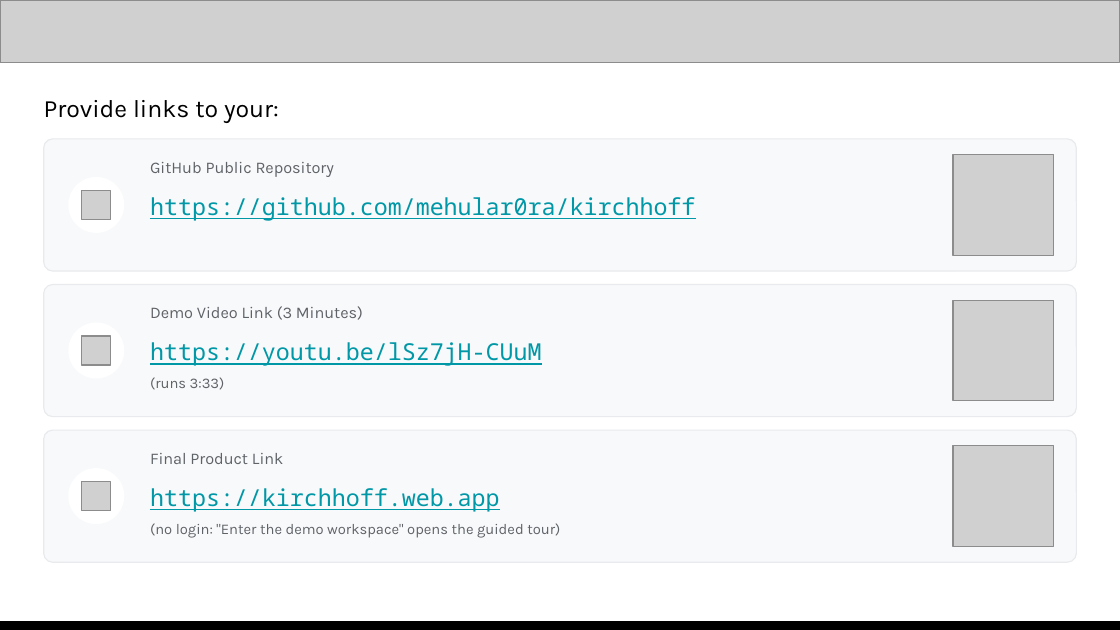
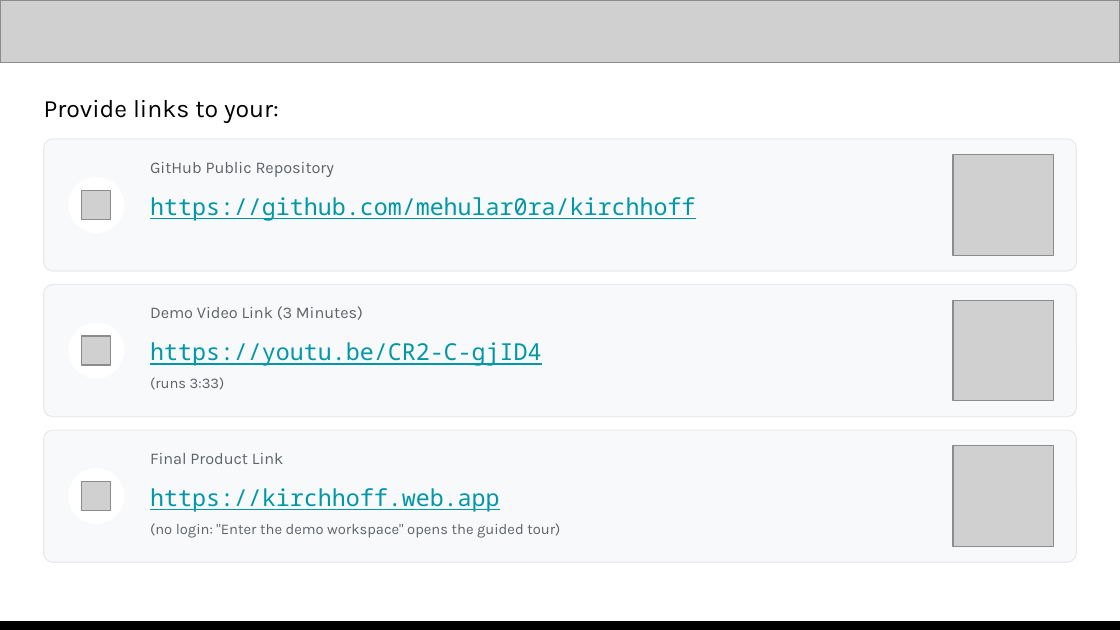
Before and after one commit to mehular0ra/kirchhoff, a slide deck: slide 13 of docs/submission/deck/Kirchhoff-AI-Builder-Cup.pptx. Drawn at 1120x630 pixels with LibreOffice and Linux fonts; fonts in the diff are those of the drawing; grey boxes stand for pictures. Boxes give left, top, right and bottom in pixels: in the first picture for what was removed or moved away, otherwise in the second. Text is boxed around its words. In the diff, an @@ line names an element or a change of style, - is before the commit and + after.

```diff
--- a/docs/submission/deck/Kirchhoff-AI-Builder-Cup.pptx
+++ b/docs/submission/deck/Kirchhoff-AI-Builder-Cup.pptx
@@ text at (x1=150, y1=342, x2=542, y2=366): text changed @@
-https://youtu.be/lSz7jH-CUuM
+https://youtu.be/CR2-C-gjID4
```
Also in this commit, not shown: 1 other file.
